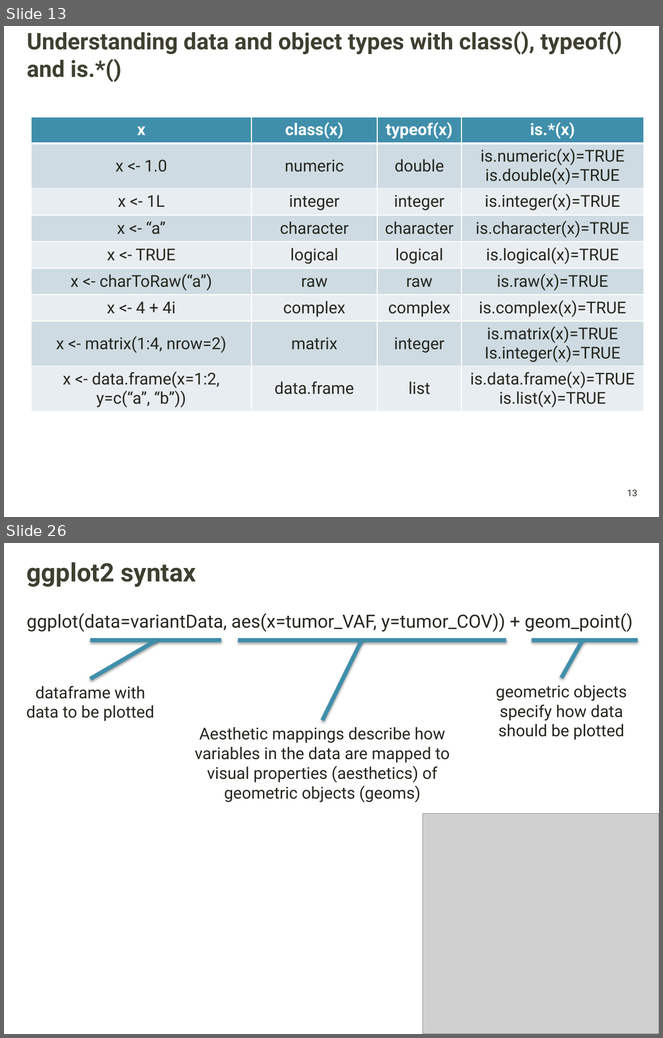
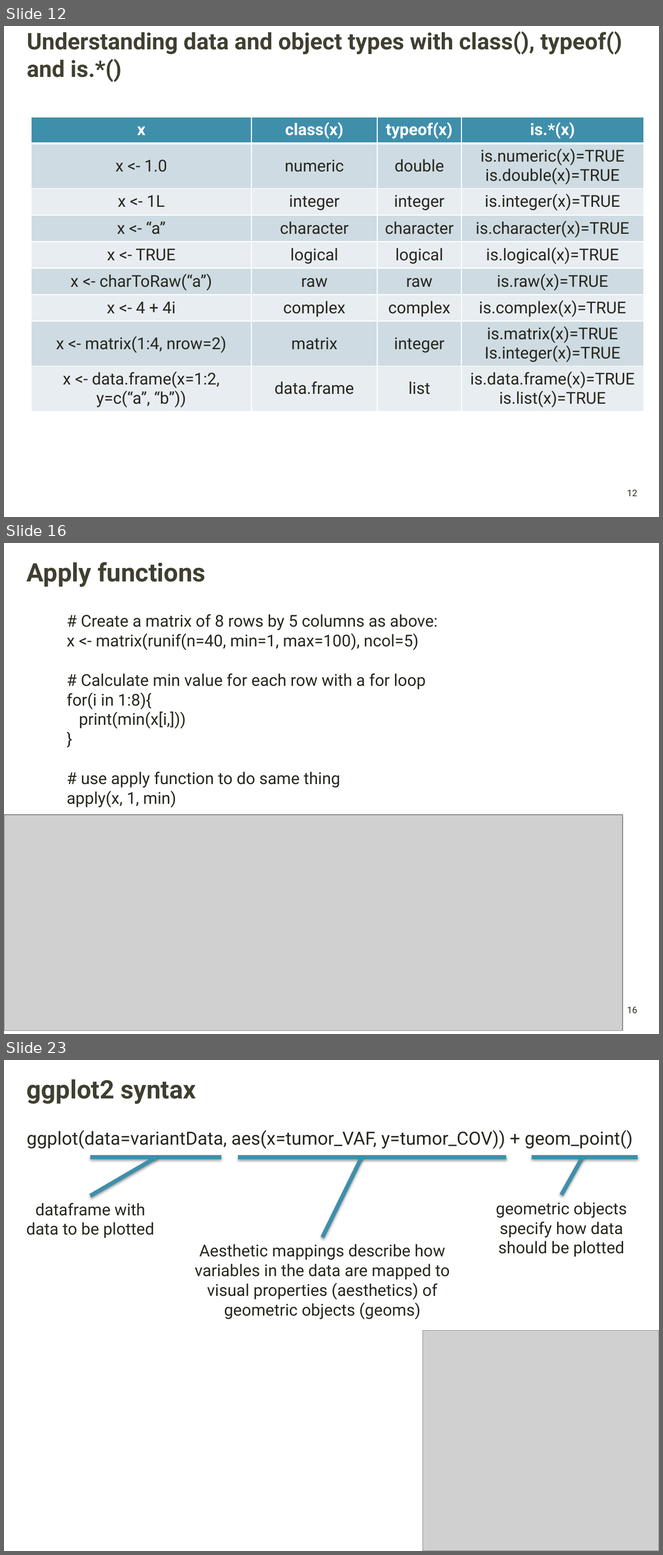
Before and after one commit to griffithlab/gen-viz-lectures, a slide deck: GenViz_Module2_Lecture.pptx. Shown one above the other, each under a label of ours: slides 13 and 26 before the commit, slides 12, 16 and 23 after it; the slides between them are not shown. The pictures are 663x1038 and 663x1555 pixels, drawn with LibreOffice and Linux fonts; fonts in the diff are those of the drawing; grey boxes stand for pictures; background and template pictures are left out. Boxes give left, top, right and bottom in pixels: in the first picture for what was removed or moved away, otherwise in the second. Text is boxed around its words. In the diff, an @@ line names an element or a change of style, - is before the commit and + after.

```diff
--- a/GenViz_Module2_Lecture.pptx
+++ b/GenViz_Module2_Lecture.pptx
@@ slide 16 added at <box>4,543,659,1034</box>, background picture (left out); not listed: 1 template element that a slide beside it also shows @@
@@ title added at <box>27,562,206,587</box>, 28 pt, text #3F3F32, bold @@
+Apply functions
@@ text added at <box>67,614,438,808</box>, 18 pt, text #26261E @@
+# Create a matrix of 8 rows by 5 columns as above:
+x <- matrix(runif(n=40, min=1, max=100), ncol=5)
+# Calculate min value for each row with a for loop
+for(i in 1:8){
+print(min(x[i,]))
+}
+# use apply function to do same thing
+apply(x, 1, min)
@@ picture added at <box>4,815,622,1031</box> @@
@@ what was slide 13 is now slide 12 @@
@@ page number at <box>627,490,638,497</box>: text changed @@
-13
+12
@@ what was slide 26 is now slide 23 @@
```
Also in this commit, not shown: 9 slides changed, 8 other slides added, 11 slides removed, 2 other files.
